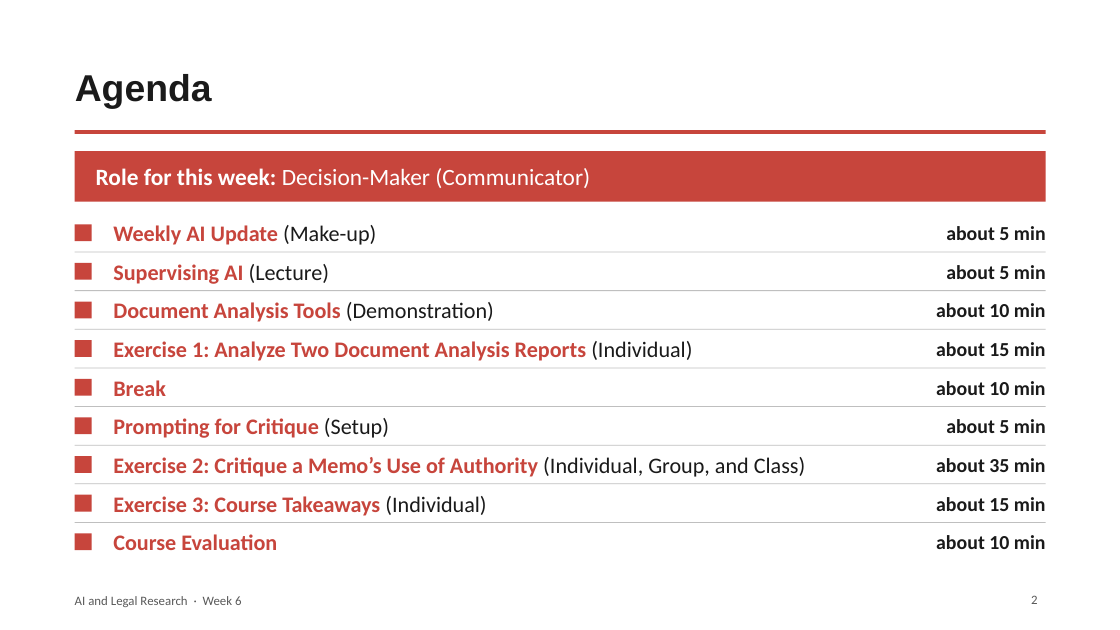
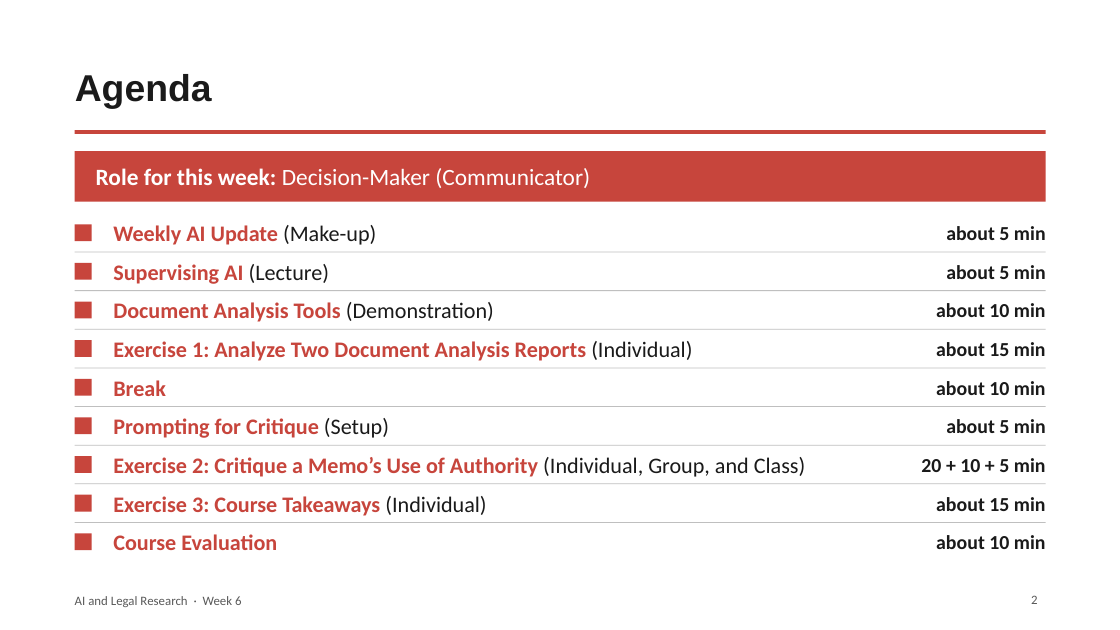
Before and after one commit to jmtedjeske-crane/jmtedjeske-crane.github.io, a slide deck: slide 2 of materials/files/Week6_Slides.pptx. Drawn at 1120x630 pixels with LibreOffice and Linux fonts; fonts in the diff are those of the drawing. Boxes give left, top, right and bottom in pixels: in the first picture for what was removed or moved away, otherwise in the second. Text is boxed around its words. In the diff, an @@ line names an element or a change of style, - is before the commit and + after.

```diff
--- a/materials/files/Week6_Slides.pptx
+++ b/materials/files/Week6_Slides.pptx
@@ text at bbox=[921, 458, 1046, 472]: text changed @@
-about 35 min
+20 + 10 + 5 min
```
Also in this commit, not shown: 1 other file.
